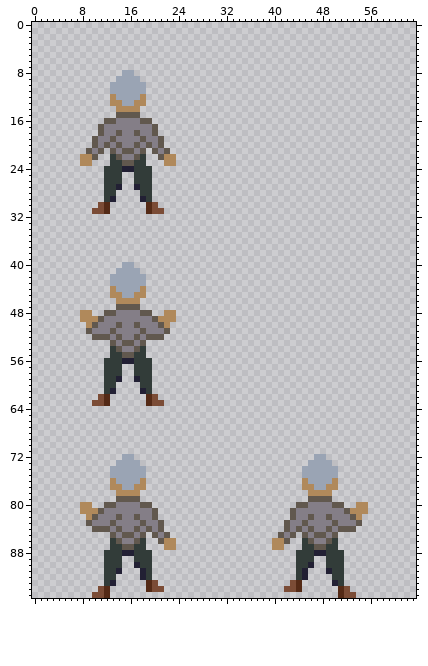
File history of a sprite sheet, images/hero_sheet.png. The first picture shows the starting point.
The file is 64x96 pixels.
After the commit:
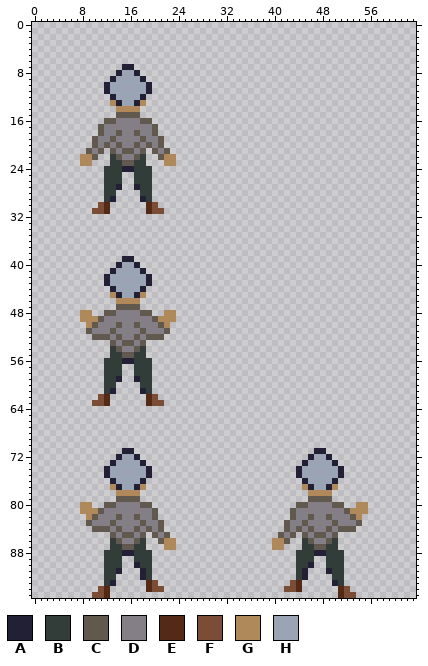
Palette (. is transparent): A #222034  B #323c39  C #61584e  D #847e87  E #542a16  F #7b4c36  G #b0895b  H #9aa4b4
Diff:
The author put colour A in row 7 at x 15 to 16; in row 8 at x 14 and 17; in row 9 at x 13 and 18; in rows 10 to 11 at x 12 and 19; in row 39 at x 15 to 16; in row 40 at x 14 and 17.
The author put colour A in row 41 at x 13 and 18; in rows 42 to 43 at x 12 and 19; in row 71 at x 15 to 16 and 47 to 48; in row 72 at x 14, 17, 46 and 49; in row 73 at x 13, 18, 45 and 50; in rows 74 to 75 at x 12, 19, 44 and 51.
Colour G becomes colour A in row 12 at x 13 and 18; in row 13 at x 14 and 17; in row 44 at x 13 and 18; in row 45 at x 14 and 17; in row 76 at x 13, 18, 45 and 50; in row 77 at x 14, 17, 46 and 49.
